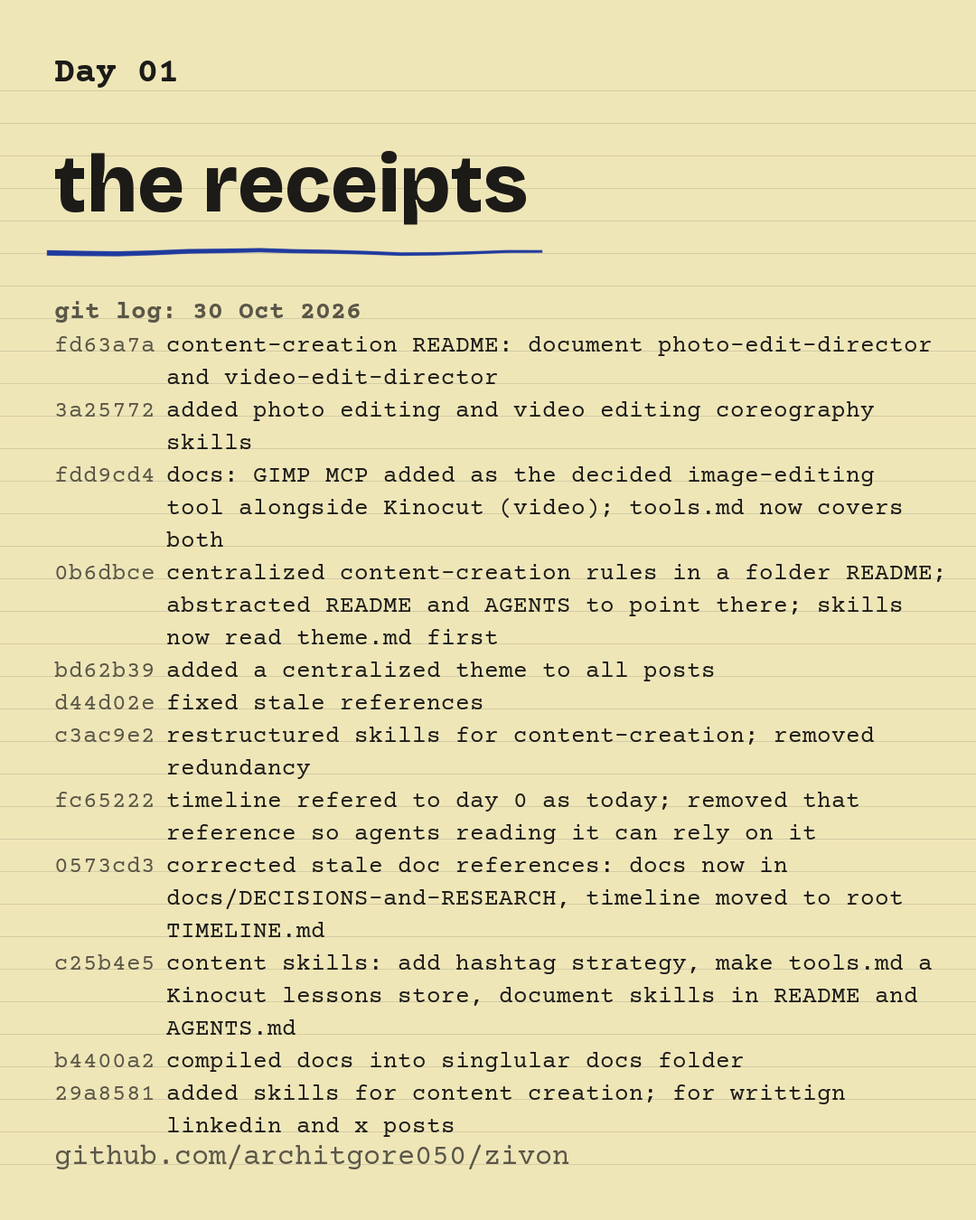
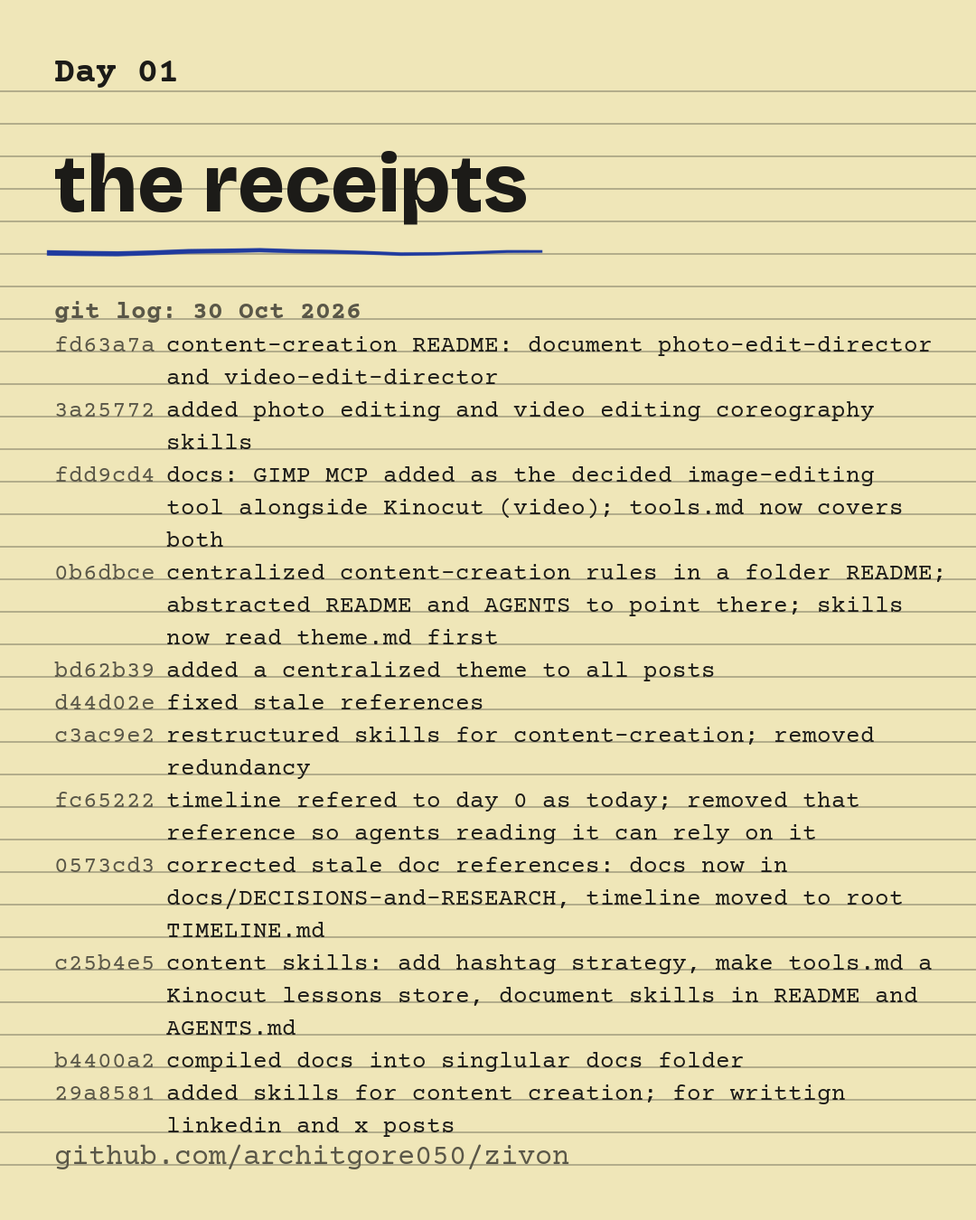
The second (976, 1220) image is a revision of the first. Changes to its layers:
"rules": opacity 18% → 40%, painted on it over [0,90,976,1167]
